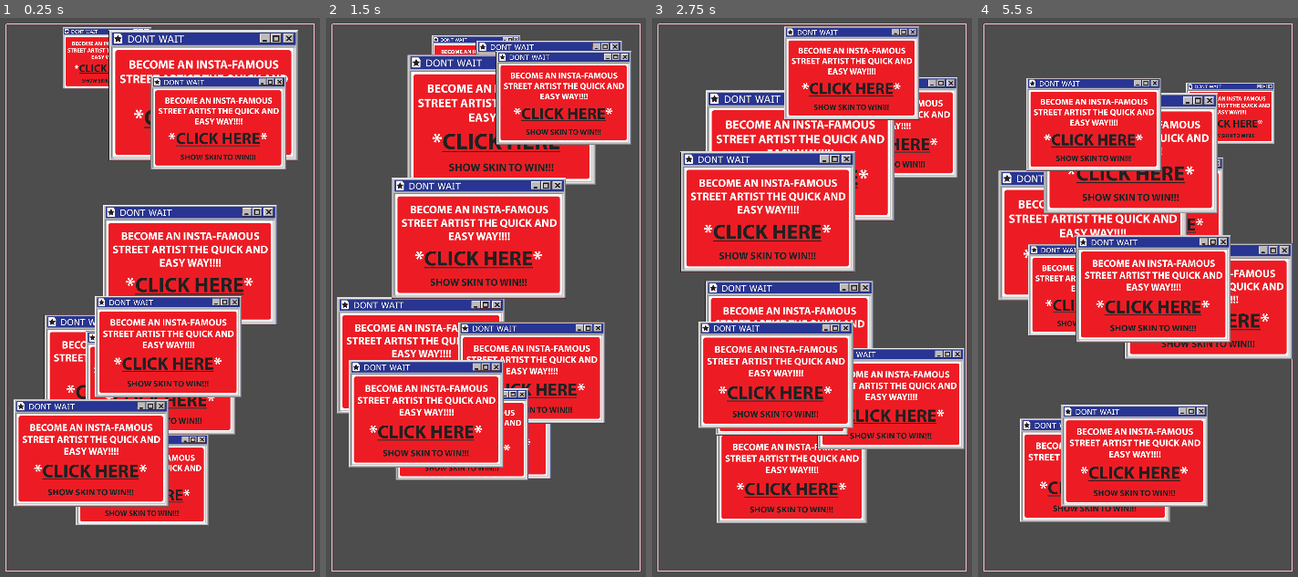
Above: before the commit, frames 1-4 (left to right).
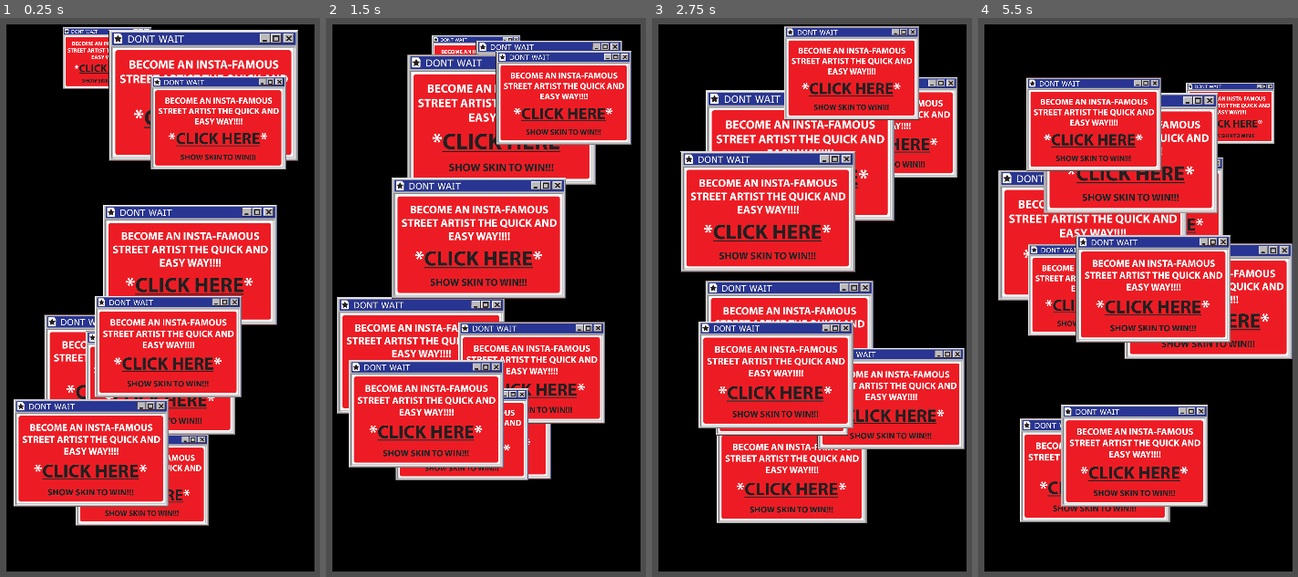
Above: after the commit, the same moments.

Repository: Tryptophan/ludumdare59
Game: Godot game, scene res://phone.tscn
Same seed, same stepped clock (60 frames per second), same inputs: the game is played once before the commit and once after it.
Inputs (mouse positions are in pixels of both pictures, inside the frame that each line leads up to):
- Up to frame 1 (0.25 s): no input
- Up to frame 2 (1.5 s): move the mouse to (outside the picture) at 0.52 s; click (outside the picture) at 0.67 s; drag from (460, 331) to (569, 420) at 1.27 s
- Up to frame 3 (2.75 s): move the mouse to (outside the picture) at 2.02 s; click (outside the picture) at 2.17 s
- Up to frame 4 (5.5 s): drag from (1221, 420) to (1038, 213) at 2.77 s; move the mouse to (outside the picture) at 3.52 s; click (outside the picture) at 3.67 s; drag from (1038, 213) to (1147, 152) at 4.27 s; move the mouse to (1294, 303) at 5.02 s; click (1294, 303) at 5.17 s

The runs differ from the first frame. In frame 1, 44% of the frame differs, in the area x 1-99%, y 0-100%; in frame 2, 43%; in frame 3, 39%; in frame 4, 45%.

Commit message:
formatting, black bg

Diff:
--- a/pattern.gd
+++ b/pattern.gd
@@ -32,7 +32,7 @@
 	var ref_span = min(size.x * 0.4, size.y * 0.18)
 	ref_cell_size = ref_span / GRID
 	var ref_x = pos.x + (size.x - ref_span) / 2.0
-	ref_origin = Vector2(ref_x, pos.y + size.y * 0.03)
+	ref_origin = Vector2(ref_x, pos.y + size.y * 0.03 + 40.0)
 
 	# Input grid fills the remaining height below the reference grid
 	var ref_bottom = ref_origin.y + ref_span + 20.0
@@ -108,8 +108,6 @@
 
 
 func _draw() -> void:
-	draw_rect(Rect2(phone_position, phone_size), Color.BLUE, false)
-
 	var ref_label = "Pattern"
 	var ref_label_size = ThemeDB.fallback_font.get_string_size(ref_label, HORIZONTAL_ALIGNMENT_LEFT, -1, 11)
 	draw_string(ThemeDB.fallback_font, ref_origin + Vector2((ref_cell_size * GRID - ref_label_size.x) / 2.0, -6), ref_label, HORIZONTAL_ALIGNMENT_LEFT, -1, 11, Color.WHITE)
--- a/phone.gd
+++ b/phone.gd
@@ -14,7 +14,7 @@
 
 
 func _draw() -> void:
-	draw_rect(Rect2(Vector2.ZERO, phone_size), Color.PINK, false)
+	draw_rect(Rect2(Vector2.ZERO, phone_size), Color.BLACK, true)
 
 func _ready() -> void:
 	# _transition(State.IDLE)
